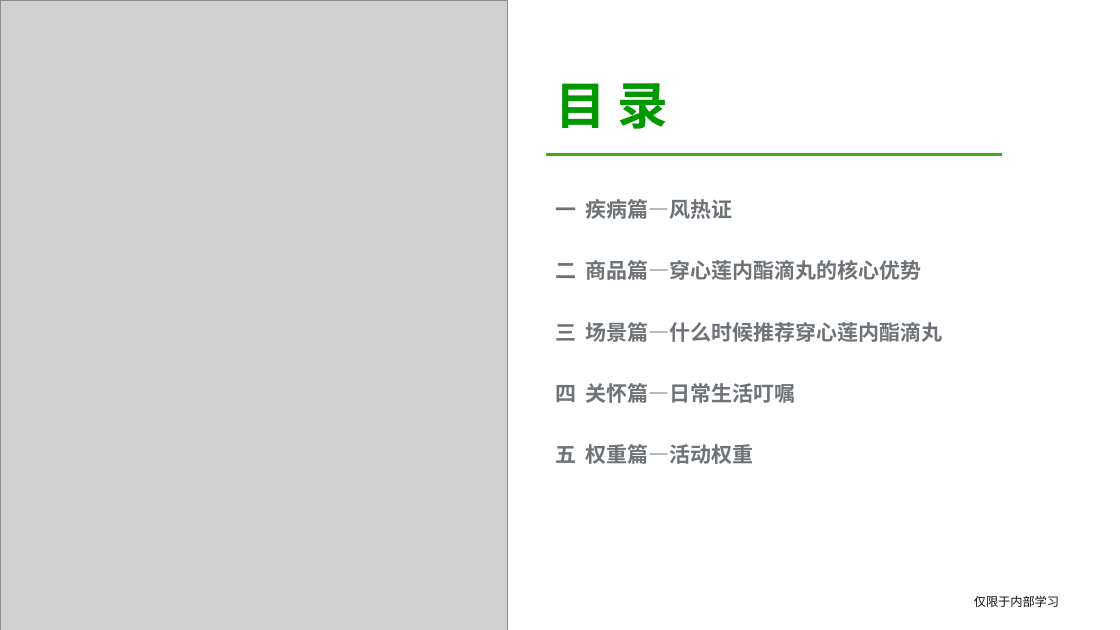
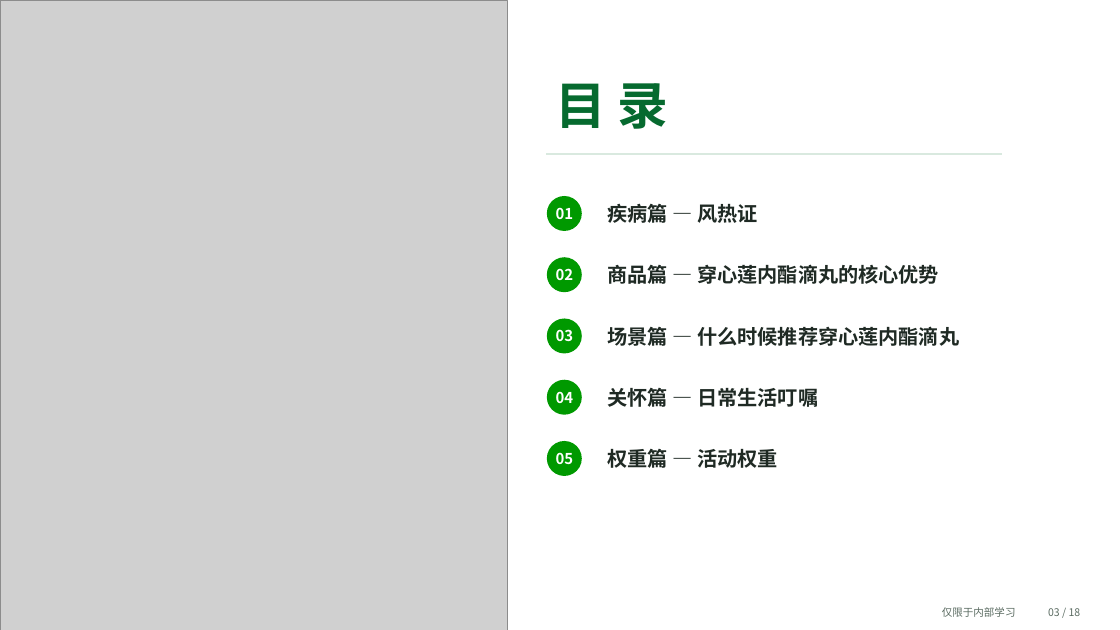
Before and after one commit to lmr1123/chain-pharmacy-content-studio-private, a slide deck: slide 3 of production-library/templates/settled/disease-product-scenario-v1/穿心莲内酯滴丸_商品培训课件2_可编辑重建版.pptx. Drawn at 1120x630 pixels with LibreOffice and Linux fonts; fonts in the diff are those of the drawing; grey boxes stand for pictures. Boxes give left, top, right and bottom in pixels: in the first picture for what was removed or moved away, otherwise in the second. Text is boxed around its words. In the diff, an @@ line names an element or a change of style, - is before the commit and + after.

Commit message:
feat(courseware): visual upgrade v2 for 穿心莲 + 金银花露 gold samples
Align both settled PPT gold samples on the shared design tokens
(GREEN_DEEP/MINT/PALE/INK/MUTED/LINE), rounded chrome, softer tables,
and CJK font injection. Update generators, settled PPTX/previews, and
layout QA snapshots.

```diff
--- a/production-library/templates/settled/disease-product-scenario-v1/穿心莲内酯滴丸_商品培训课件2_可编辑重建版.pptx
+++ b/production-library/templates/settled/disease-product-scenario-v1/穿心莲内酯滴丸_商品培训课件2_可编辑重建版.pptx
@@ text "目 录" at (x1=555, y1=83, x2=668, y2=129): font Calibri to Noto Sans CJK SC, text colour #009900 to #066A2F @@
@@ rectangle at (x1=547, y1=153, x2=1002, y2=155): fill #43A817 to #D9E9DF; outline #43A817 0 pt to #D9E9DF 0 pt @@
@@ ellipse added at (x1=547, y1=196, x2=582, y2=231), fill #009900 @@
@@ text added at (x1=556, y1=207, x2=574, y2=219), 12.8 pt, text #FFFFFF, bold @@
+01
@@ vertical alignment top to middle in 5 elements at (x1=608, y1=326, x2=959, y2=346), (x1=608, y1=264, x2=939, y2=284), (x1=608, y1=388, x2=818, y2=407), (x1=608, y1=449, x2=778, y2=468), (x1=608, y1=204, x2=757, y2=223) @@
@@ text at (x1=608, y1=204, x2=757, y2=223): text changed; size 18 to 17.2 pt; font Calibri to Noto Sans CJK SC; text colour #6E7378 to #1F2A24 @@
-一 疾病篇—风热证
+疾病篇 — 风热证
@@ ellipse added at (x1=547, y1=257, x2=582, y2=292), fill #009900 @@
@@ text added at (x1=556, y1=268, x2=574, y2=280), 12.8 pt, text #FFFFFF, bold @@
+02
@@ text at (x1=608, y1=264, x2=939, y2=284): text changed; size 18 to 17.2 pt; font Calibri to Noto Sans CJK SC; text colour #6E7378 to #1F2A24 @@
-二 商品篇—穿心莲内酯滴丸的核心优势
+商品篇 — 穿心莲内酯滴丸的核心优势
@@ ellipse added at (x1=547, y1=318, x2=582, y2=354), fill #009900 @@
@@ text added at (x1=556, y1=329, x2=574, y2=342), 12.8 pt, text #FFFFFF, bold @@
+03
@@ text at (x1=608, y1=326, x2=959, y2=346): text changed; size 18 to 17.2 pt; font Calibri to Noto Sans CJK SC; text colour #6E7378 to #1F2A24 @@
-三 场景篇—什么时候推荐穿心莲内酯滴丸
+场景篇 — 什么时候推荐穿心莲内酯滴丸
@@ ellipse added at (x1=547, y1=380, x2=582, y2=415), fill #009900 @@
@@ text at (x1=608, y1=388, x2=818, y2=407): text changed; size 18 to 17.2 pt; font Calibri to Noto Sans CJK SC; text colour #6E7378 to #1F2A24 @@
-四 关怀篇—日常生活叮嘱
+关怀篇 — 日常生活叮嘱
@@ text added at (x1=556, y1=391, x2=574, y2=403), 12.8 pt, text #FFFFFF, bold @@
+04
@@ ellipse added at (x1=547, y1=441, x2=582, y2=476), fill #009900 @@
@@ text at (x1=608, y1=449, x2=778, y2=468): text changed; size 18 to 17.2 pt; font Calibri to Noto Sans CJK SC; text colour #6E7378 to #1F2A24 @@
-五 权重篇—活动权重
+权重篇 — 活动权重
@@ text added at (x1=556, y1=452, x2=574, y2=464), 12.8 pt, text #FFFFFF, bold @@
+05
@@ text "仅限于内部学习" moved from (x1=974, y1=595, x2=1059, y2=607) to (x1=942, y1=607, x2=1016, y2=617) @@
@@ text "仅限于内部学习" at (x1=942, y1=607, x2=1016, y2=617): size 10.5 to 9 pt, font Calibri to Noto Sans CJK SC, text colour #111111 to #5A6B61 @@
@@ text added at (x1=1048, y1=608, x2=1081, y2=616), 9 pt, text #5A6B61 @@
+03 / 18
```
Also in this commit, not shown: 16 other slides changed, 54 other files.
